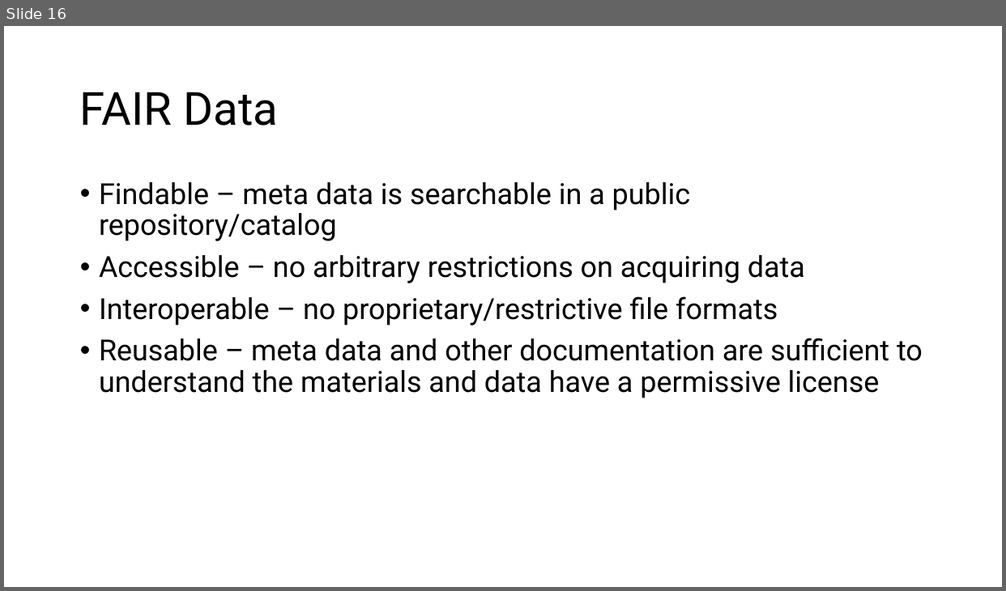
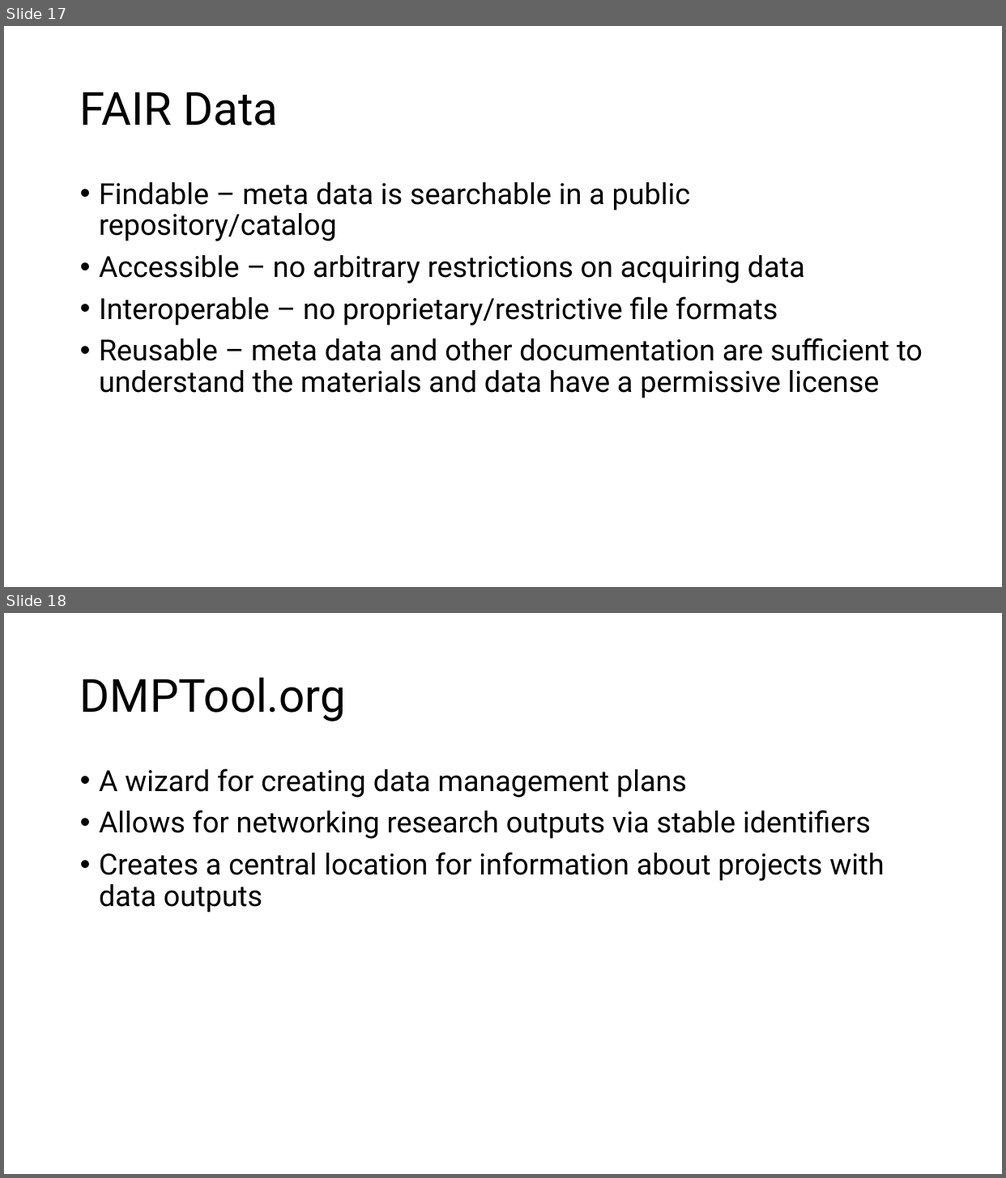
Before and after one commit to ecohealthalliance/building-blocks-of-reproducibility, a slide deck: talks/end_of_project.pptx. Shown one above the other, each under a label of ours: slide 16 before the commit, slides 17 and 18 after it. The pictures are 1006x591 and 1006x1178 pixels, drawn with LibreOffice and Linux fonts; fonts in the diff are those of the drawing; background and template pictures are left out. Boxes give left, top, right and bottom in pixels: in the first picture for what was removed or moved away, otherwise in the second. Text is boxed around its words. In the diff, an @@ line names an element or a change of style, - is before the commit and + after.

```diff
--- a/talks/end_of_project.pptx
+++ b/talks/end_of_project.pptx
@@ slide 18 added at box(4, 613, 1002, 1174), background #FFFFFF @@
@@ title added at box(80, 677, 346, 722), 44 pt, text #000000 @@
+DMPTool.org
@@ text added at box(99, 769, 884, 913), 28 pt, text #000000 @@
+• A wizard for creating data management plans
+• Allows for networking research outputs via stable identifiers
+• Creates a central location for information about projects with data outputs
@@ what was slide 16 is now slide 17 @@
```
Also in this commit, not shown: 9 slides changed, 1 other slide added.
